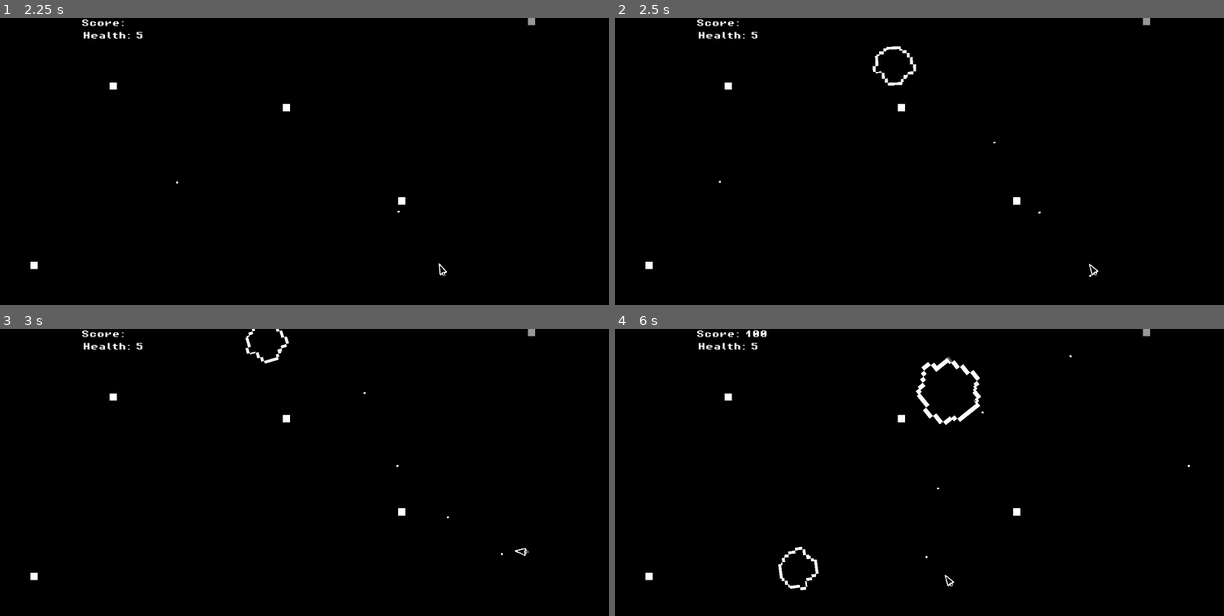
Above: before the commit, frames 1-4 (two rows, left to right).
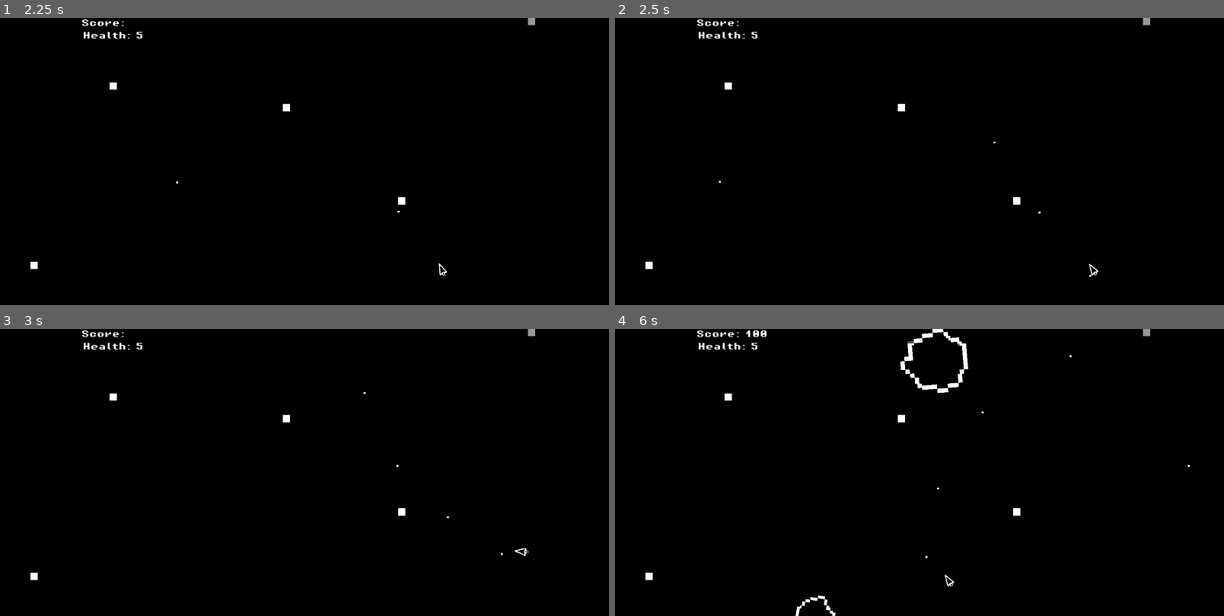
Above: after the commit, the same moments.

Repository: IlieEfros07/AsteroidsClone
Game: Godot game, scene res://Scene/root.tscn
The game is run twice, just before and just after one commit, with the same random seed, the same clock (stepped at 60 frames per second) and the same inputs.
Inputs (mouse positions are in pixels of both pictures, inside the frame that each line leads up to):
- Up to frame 1 (2.25 s): move the mouse to (438, 147) at 0.52 s; press the mouse at (438, 147) at 0.53 s; hold D (right) 0.53-1.28 s; move the mouse to (182, 175) at 1.27 s; release the mouse at (182, 175) at 1.28 s; hold S (down) 1.28-2.03 s; click (182, 175) at 1.35 s; move the mouse to (365, 98) at 2.02 s; press the mouse at (365, 98) at 2.03 s; hold D (right) from 2.03 s (still down)
- Up to frame 2 (2.5 s): keep holding D (right)
- Up to frame 3 (3 s): move the mouse to (274, 529) at 2.77 s; release D (right) at 2.78 s; release the mouse at (274, 529) at 2.78 s; hold W (up) from 2.78 s (still down); click (274, 529) at 2.85 s
- Up to frame 4 (6 s): move the mouse to (1102, 515) at 3.52 s; release W (up) at 3.53 s; press the mouse at (1102, 515) at 3.53 s; hold A (left) 3.53-5.03 s; move the mouse to (736, 429) at 4.27 s; release the mouse at (736, 429) at 4.28 s; click (736, 429) at 4.35 s; move the mouse to (949, 472) at 5.02 s; press the mouse at (949, 472) at 5.03 s; hold S (down) 5.03-5.78 s; move the mouse to (828, 400) at 5.77 s; release the mouse at (828, 400) at 5.78 s; hold D (right) from 5.78 s (still down); click (828, 400) at 5.85 s

Frame 1 is identical in both runs. In frame 2, 0.2% of the frame differs, in the area x 42-50%, y 9-24%; in frame 3, 0.2%; in frame 4, 1.3%, in the area x 26-61%, y 0-100%.

Commit message:
added some soundfx

Diff:
--- a/Scene/big_asteroid.tscn
+++ b/Scene/big_asteroid.tscn
@@ -1,7 +1,9 @@
-[gd_scene load_steps=6 format=3 uid="uid://dpwnlkqrmasvk"]
+[gd_scene load_steps=8 format=3 uid="uid://dpwnlkqrmasvk"]
 
 [ext_resource type="Script" uid="uid://dk0lqg4f6xmbj" path="res://Scripts/big_asteroid.gd" id="1_rqfjh"]
 [ext_resource type="Texture2D" uid="uid://dvhpo6hklki5q" path="res://Assets/sprites/asteroids (1).png" id="1_x3uj5"]
+[ext_resource type="AudioStream" uid="uid://cty643rtyur8f" path="res://Assets/soundFx/086113_8-bit-cannonwav-40194.mp3" id="3_67of6"]
+[ext_resource type="AudioStream" uid="uid://do3cy8ie71ny3" path="res://Assets/soundFx/8-bit-explosion-10-340462.mp3" id="4_4k2ng"]
 
 [sub_resource type="CircleShape2D" id="CircleShape2D_rqfjh"]
 radius = 16.0312
@@ -31,3 +33,9 @@
 
 [node name="AnimatedSprite2D" type="AnimatedSprite2D" parent="."]
 sprite_frames = SubResource("SpriteFrames_4k2ng")
+
+[node name="AudioStreamPlayer2D" type="AudioStreamPlayer2D" parent="."]
+stream = ExtResource("3_67of6")
+
+[node name="hit" type="AudioStreamPlayer2D" parent="."]
+stream = ExtResource("4_4k2ng")
--- a/Scene/medium_asteroid.tscn
+++ b/Scene/medium_asteroid.tscn
@@ -1,7 +1,9 @@
-[gd_scene load_steps=6 format=3 uid="uid://x20oelrkwehw"]
+[gd_scene load_steps=8 format=3 uid="uid://x20oelrkwehw"]
 
 [ext_resource type="Script" uid="uid://qry4im2diijh" path="res://Scripts/medium_asteroid.gd" id="1_ew6vd"]
 [ext_resource type="Texture2D" uid="uid://dvhpo6hklki5q" path="res://Assets/sprites/asteroids (1).png" id="1_sgqly"]
+[ext_resource type="AudioStream" uid="uid://cty643rtyur8f" path="res://Assets/soundFx/086113_8-bit-cannonwav-40194.mp3" id="3_s11jn"]
+[ext_resource type="AudioStream" uid="uid://do3cy8ie71ny3" path="res://Assets/soundFx/8-bit-explosion-10-340462.mp3" id="4_u44n4"]
 
 [sub_resource type="AtlasTexture" id="AtlasTexture_ew6vd"]
 atlas = ExtResource("1_sgqly")
@@ -31,3 +33,9 @@
 [node name="CollisionShape2D" type="CollisionShape2D" parent="."]
 position = Vector2(1, 0)
 shape = SubResource("CircleShape2D_u44n4")
+
+[node name="AudioStreamPlayer2D" type="AudioStreamPlayer2D" parent="."]
+stream = ExtResource("3_s11jn")
+
+[node name="hit" type="AudioStreamPlayer2D" parent="."]
+stream = ExtResource("4_u44n4")
--- a/Scene/player.tscn
+++ b/Scene/player.tscn
@@ -1,7 +1,8 @@
-[gd_scene load_steps=8 format=3 uid="uid://c8kvl7f1fp4pt"]
+[gd_scene load_steps=9 format=3 uid="uid://c8kvl7f1fp4pt"]
 
 [ext_resource type="Script" uid="uid://dqxjo3ek5j1x0" path="res://Scripts/player.gd" id="1_y8w33"]
 [ext_resource type="Texture2D" uid="uid://ci5wrh0qh6b4r" path="res://Assets/sprites/Ship.png" id="2_y8w33"]
+[ext_resource type="AudioStream" uid="uid://b7vfc4n8bxw42" path="res://Assets/soundFx/zap_c_07-82067.mp3" id="3_xa75v"]
 
 [sub_resource type="RectangleShape2D" id="RectangleShape2D_y8w33"]
 size = Vector2(16, 24)
@@ -61,3 +62,6 @@
 position = Vector2(5.68434e-14, -14)
 scale = Vector2(-0.892509, 0.301186)
 gizmo_extents = 5.0
+
+[node name="Shoot" type="AudioStreamPlayer2D" parent="."]
+stream = ExtResource("3_xa75v")
--- a/Scene/small_asteroid.tscn
+++ b/Scene/small_asteroid.tscn
@@ -1,7 +1,9 @@
-[gd_scene load_steps=6 format=3 uid="uid://cig2o8tv2dodr"]
+[gd_scene load_steps=8 format=3 uid="uid://cig2o8tv2dodr"]
 
 [ext_resource type="Texture2D" uid="uid://dvhpo6hklki5q" path="res://Assets/sprites/asteroids (1).png" id="1_dumfo"]
 [ext_resource type="Script" uid="uid://bjj81wtfuiu8m" path="res://Scripts/small_asteroid.gd" id="1_vf2tu"]
+[ext_resource type="AudioStream" uid="uid://cty643rtyur8f" path="res://Assets/soundFx/086113_8-bit-cannonwav-40194.mp3" id="3_c8wty"]
+[ext_resource type="AudioStream" uid="uid://do3cy8ie71ny3" path="res://Assets/soundFx/8-bit-explosion-10-340462.mp3" id="4_8xujl"]
 
 [sub_resource type="CircleShape2D" id="CircleShape2D_vf2tu"]
 radius = 14.0
@@ -31,3 +33,9 @@
 
 [node name="AnimatedSprite2D" type="AnimatedSprite2D" parent="."]
 sprite_frames = SubResource("SpriteFrames_8xujl")
+
+[node name="AudioStreamPlayer2D" type="AudioStreamPlayer2D" parent="."]
+stream = ExtResource("3_c8wty")
+
+[node name="hit" type="AudioStreamPlayer2D" parent="."]
+stream = ExtResource("4_8xujl")
--- a/Scripts/big_asteroid.gd
+++ b/Scripts/big_asteroid.gd
@@ -1,10 +1,12 @@
 extends Area2D
 var SPEED = 100
 var rotaion = 0.5
-var helth = 3
+var health = 3
 var direction = Vector2.ZERO
 var scoreVal=300
 var rotationSpeed = 0.0
+@onready var explode: AudioStreamPlayer2D = $AudioStreamPlayer2D
+@onready var hit: AudioStreamPlayer2D = $hit
 
 const MEDIUM_ASTEROID = preload("res://Scene/medium_asteroid.tscn")
 @onready var screenSize = get_viewport_rect().size
@@ -32,16 +34,24 @@
 
 
 func take_damage(damage : int):
-	helth -= damage
+	health -= damage
 	modulate = Color.BLACK
+	if health > 0:
+		hit.play()
 	await get_tree().create_timer(0.1).timeout
 	modulate = Color.WHITE
-	if helth <= 0 :
+	if health <= 0 :
 		die()
 func die():
-	queue_free()
+
+	var sfx = explode.duplicate()
+	get_tree().current_scene.add_child(sfx)
+	sfx.global_position = global_position
+	sfx.play()
+
 	if GameManager:
 		GameManager.add_score(scoreVal)
+	queue_free()
 
 	for i in range(2):
 		var new_asteroid = MEDIUM_ASTEROID.instantiate()
--- a/Scripts/game_manager.gd
+++ b/Scripts/game_manager.gd
@@ -5,7 +5,7 @@
 signal lose_game()
 
 var health = 5
-var spawnRate = 1.2
+var spawnRate = 1.5
 var timeSinceLastSpawn = 0.0
 var scoreVal = 0
 
--- a/Scripts/medium_asteroid.gd
+++ b/Scripts/medium_asteroid.gd
@@ -1,12 +1,15 @@
 extends Area2D
 var SPEED = 150
 var rotaion = 0.5
-var helth = 2
+var health = 2
 var direction = Vector2.ZERO
 var scoreVal = 200
 var rotationSpeed = 0.0
 
 const SMALL_ASTEROID = preload("res://Scene/small_asteroid.tscn")
+@onready var explode: AudioStreamPlayer2D = $AudioStreamPlayer2D
+@onready var hit: AudioStreamPlayer2D = $hit
+
 
 @onready var screenSize = get_viewport_rect().size
 
@@ -34,16 +37,24 @@
 
 
 func take_damage(damage : int):
-	helth -= damage
+	health -= damage
 	modulate = Color.BLACK
+	if health > 0:
+		hit.play()
+
 	await get_tree().create_timer(0.1).timeout
 	modulate = Color.WHITE
-	if helth <= 0 :
+	if health <= 0 :
 		die()
 func die():
-	queue_free()
+	var sfx = explode.duplicate()
+	get_tree().current_scene.add_child(sfx)
+	sfx.global_position = global_position
+	sfx.play()
+
 	if GameManager:
 		GameManager.add_score(scoreVal)
+	queue_free()
 
 	for i in range(2):
 		var new_asteroid = SMALL_ASTEROID.instantiate()
--- a/Scripts/player.gd
+++ b/Scripts/player.gd
@@ -4,6 +4,7 @@
 const JUMP_VELOCITY = -400.0
 const BULLET = preload("res://Scene/bullet.tscn")
 const FIRE_RATE = 0.2
+@onready var shoot: AudioStreamPlayer2D = $Shoot
 
 
 @onready var screenSize = get_viewport_rect().size
@@ -75,6 +76,7 @@
 	var mouseDirection = (get_global_mouse_position() - global_position).angle()
 	bullet.rotation = mouseDirection
 	get_parent().add_child(bullet)
+	shoot.play()
 
 func take_damage(damage:int):
 	health -= damage
@@ -89,5 +91,5 @@
 	if GameManager:
 		GameManager.lose()
 	isDead = true
-	await get_tree().create_timer(1.5).timeout
+	await get_tree().create_timer(2.0).timeout
 	get_tree().reload_current_scene()
--- a/Scripts/small_asteroid.gd
+++ b/Scripts/small_asteroid.gd
@@ -7,6 +7,8 @@
 var rotationSpeed = 0.0
 
 @onready var screenSize = get_viewport_rect().size
+@onready var explode: AudioStreamPlayer2D = $AudioStreamPlayer2D
+@onready var hit: AudioStreamPlayer2D = $hit
 
 
 func _ready() -> void:
@@ -41,9 +43,15 @@
 	if helth <= 0 :
 		die()
 func die():
+	var sfx = explode.duplicate()
+	get_tree().current_scene.add_child(sfx)
+	sfx.global_position = global_position
+	sfx.play()
+
 	if GameManager:
 		GameManager.add_score(scoreVal)
 	queue_free()
+
 
 
 func _on_area_entered(area):
Not shown, added: Assets/soundFx/086113_8-bit-cannonwav-40194.mp3.import
Not shown, added: Assets/soundFx/8-bit-explosion-10-340462.mp3.import
Not shown, added: Assets/soundFx/zap_c_07-82067.mp3.import
Not shown, added: Assets/soundFx/086113_8-bit-cannonwav-40194.mp3
Not shown, added: Assets/soundFx/8-bit-explosion-10-340462.mp3
Not shown, added: Assets/soundFx/zap_c_07-82067.mp3
